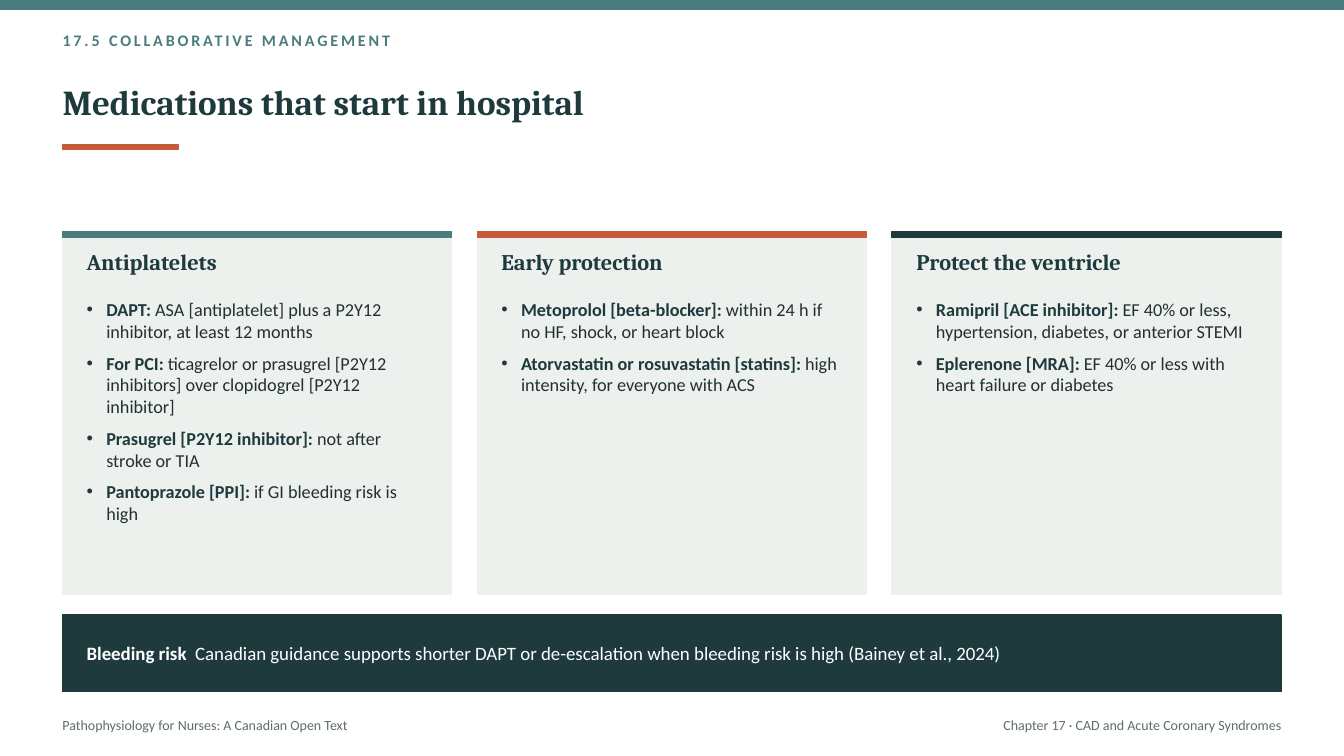
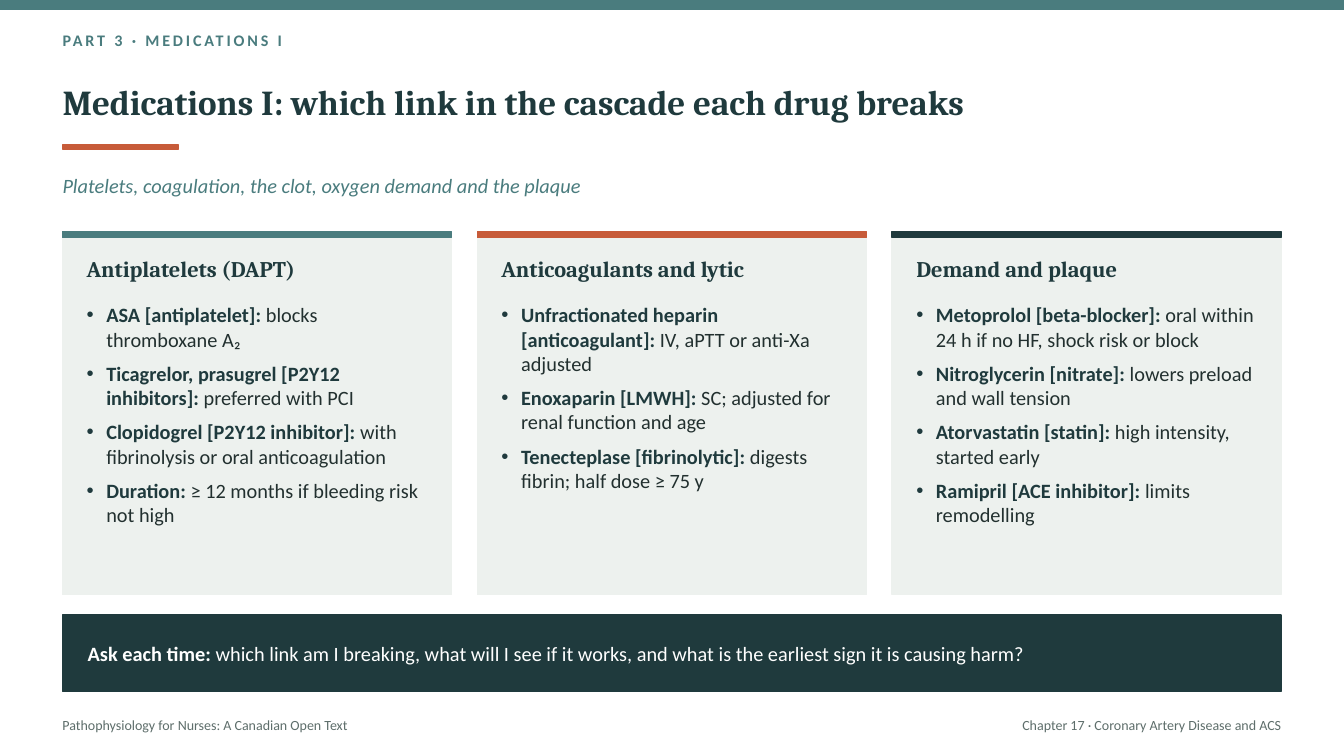
Before and after one commit to andrewleenl/opensourcenursing, a slide deck: slide 38 of Ch17_Coronary_Artery_Disease_and_Acute_Coronary_Syndromes_Lecture_Presentation.pptx (slide 50 before the commit). Drawn at 1344x756 pixels with LibreOffice and Linux fonts; fonts in the diff are those of the drawing. Boxes give left, top, right and bottom in pixels: in the first picture for what was removed or moved away, otherwise in the second. Text is boxed around its words. In the diff, an @@ line names an element or a change of style, - is before the commit and + after.

```diff
--- a/Ch17_Coronary_Artery_Disease_and_Acute_Coronary_Syndromes_Lecture_Presentation.pptx
+++ b/Ch17_Coronary_Artery_Disease_and_Acute_Coronary_Syndromes_Lecture_Presentation.pptx
@@ text at [114, 35, 190, 46]: text changed @@
-17.5 COLLABORATIVE MANAGEMENT
+PART 3 · MEDICATIONS I
@@ title at [63, 90, 964, 123]: text changed @@
-Medications that start in hospital
+Medications I: which link in the cascade each drug breaks
@@ text added at [63, 179, 580, 197], 14.5 pt, text #4A7C7E, italic @@
+Platelets, coagulation, the clot, oxygen demand and the plaque
@@ text at [87, 261, 295, 282]: text changed @@
-Antiplatelets
+Antiplatelets (DAPT)
@@ text at [501, 261, 744, 282]: text changed @@
-Early protection
+Anticoagulants and lytic
@@ vertical alignment top to middle in 3 elements at [87, 261, 295, 282], [501, 261, 744, 282], [916, 261, 1117, 282] @@
@@ text at [916, 261, 1117, 282]: text changed @@
-Protect the ventricle
+Demand and plaque
@@ text at [106, 307, 418, 526]: text changed; size 13 to 14.5 pt @@
-• DAPT: ASA [antiplatelet] plus a P2Y12 inhibitor, at least 12 months
-• For PCI: ticagrelor or prasugrel [P2Y12 inhibitors] over clopidogrel [P2Y12 inhibitor]
-• Prasugrel [P2Y12 inhibitor]: not after stroke or TIA
-• Pantoprazole [PPI]: if GI bleeding risk is high
+• ASA [antiplatelet]: blocks thromboxane A₂
+• Ticagrelor, prasugrel [P2Y12 inhibitors]: preferred with PCI
+• Clopidogrel [P2Y12 inhibitor]: with fibrinolysis or oral anticoagulation
+• Duration: ≥ 12 months if bleeding risk not high
@@ text at [521, 307, 831, 492]: text changed; size 13 to 14.5 pt @@
-• Metoprolol [beta-blocker]: within 24 h if no HF, shock, or heart block
-• Atorvastatin or rosuvastatin [statins]: high intensity, for everyone with ACS
+• Unfractionated heparin [anticoagulant]: IV, aPTT or anti-Xa adjusted
+• Enoxaparin [LMWH]: SC; adjusted for renal function and age
+• Tenecteplase [fibrinolytic]: digests fibrin; half dose ≥ 75 y
@@ text at [936, 307, 1254, 526]: text changed; size 13 to 14.5 pt @@
-• Ramipril [ACE inhibitor]: EF 40% or less, hypertension, diabetes, or anterior STEMI
-• Eplerenone [MRA]: EF 40% or less with heart failure or diabetes
+• Metoprolol [beta-blocker]: oral within 24 h if no HF, shock risk or block
+• Nitroglycerin [nitrate]: lowers preload and wall tension
+• Atorvastatin [statin]: high intensity, started early
+• Ramipril [ACE inhibitor]: limits remodelling
@@ text at [88, 646, 1023, 665]: text changed; size 13.5 to 14.5 pt @@
-Bleeding risk Canadian guidance supports shorter DAPT or de-escalation when bleeding risk is high (Bainey et al., 2024)
+Ask each time: which link am I breaking, what will I see if it works, and what is the earliest sign it is causing harm?
@@ text at [1022, 720, 1281, 732]: text changed @@
-Chapter 17 · CAD and Acute Coronary Syndromes
+Chapter 17 · Coronary Artery Disease and ACS
```
Also in this commit, not shown: 7 other slides changed, 47 slides added, 59 slides removed, 1 other file.
